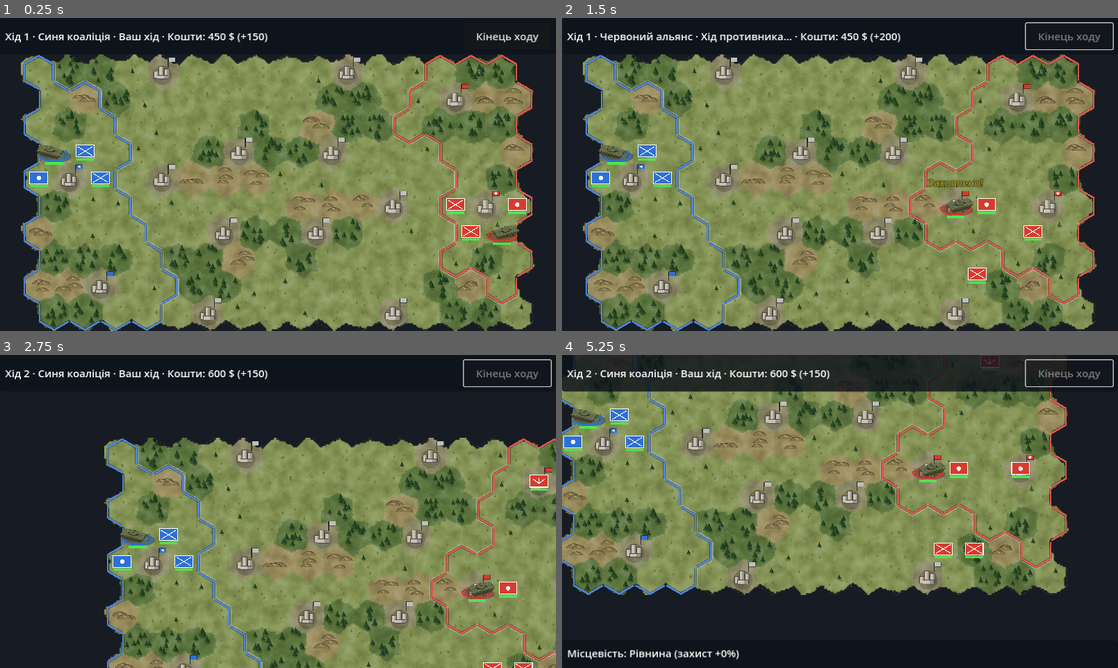
Above: before the commit, frames 1-4 (two rows, left to right).
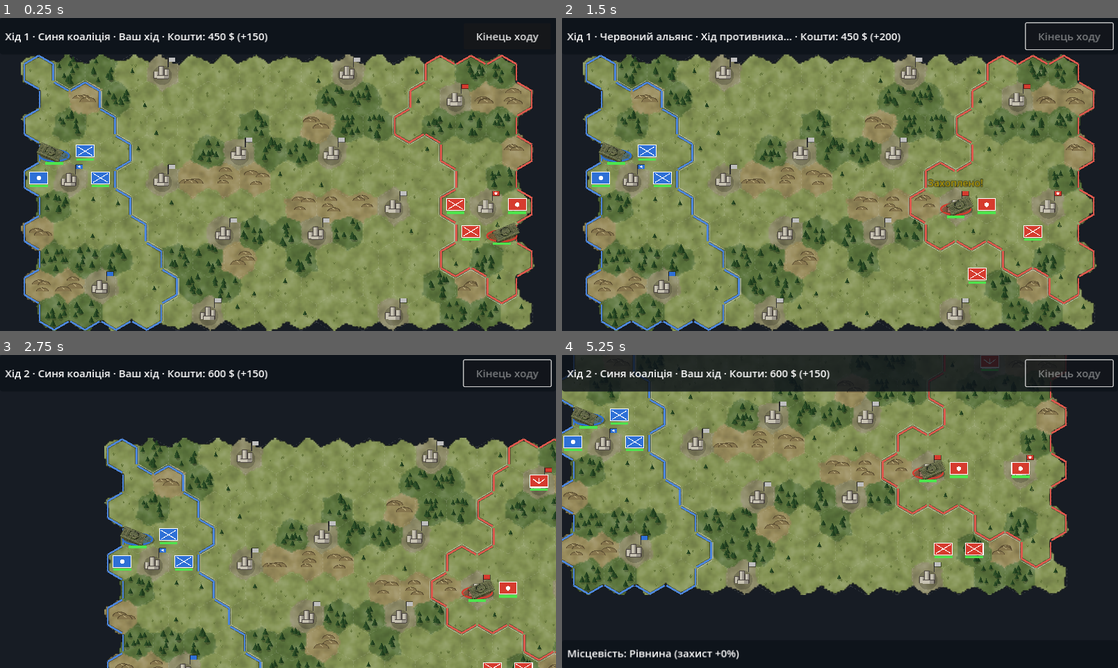
Above: after the commit, the same moments.

Repository: dambldor571-maker/Cloud
Game: Godot game, scene res://scenes/main.tscn
Same seed, same stepped clock (60 frames per second), same inputs: the game is played once before the commit and once after it.
Inputs (mouse positions are in pixels of both pictures, inside the frame that each line leads up to):
- Up to frame 1 (0.25 s): no input
- Up to frame 2 (1.5 s): click "Кінець ходу" at 0.5 s; move the mouse to (962, 158) at 1.27 s; click (962, 158) at 1.42 s
- Up to frame 3 (2.75 s): drag from (166, 527) to (250, 574) at 2.02 s
- Up to frame 4 (5.25 s): tap Enter at 2.75, 4.25 s; move the mouse to (895, 442) at 2.77 s; click (895, 442) at 2.92 s; tap Space at 3.5, 5 s; drag from (812, 574) to (673, 464) at 3.52 s; move the mouse to (1006, 558) at 4.27 s; click (1006, 558) at 4.42 s; drag from (673, 464) to (756, 433) at 5.02 s

The runs differ from the first frame. In frame 1, 0.2% of the frame differs, in the area x 6-94%, y 39-72%; in frame 2, 0.2%; in frame 3, 0.2%; in frame 4, 0.2%.

Commit message:
T-72 at a 65 degree camera, fix mesh holes, crisper small details
Renders use a steeper 65 degree camera. The weathering shader draws both
faces, which closes holes where the generated mesh had flipped faces,
exaggerates the normal map, and tones down fine dust speckle. Tighter,
stronger SSAO and crisper sun shadows make seams, hatches and grilles
read at sprite size.

Co-Authored-By: Claude Opus 5.5 <noreply@anthropic.com>
Claude-Session: https://claude.ai/code/session_01DGzcrkN7G6Q8ozASAUm8BS

Diff:
--- a/assets/units/t72.json
+++ b/assets/units/t72.json
@@ -1 +1 @@
-{"anchor":[145.714279174805,144.229949951172],"px_per_m":28.5714285714286}
+{"anchor":[145.714279174805,132.074768066406],"px_per_m":28.5714285714286}
--- a/tools/models/weathered.gdshader
+++ b/tools/models/weathered.gdshader
@@ -3,11 +3,12 @@
 // hull, chipped paint. Masks come from world-space noise, so no extra UV
 // work is needed on imported models. Heights are in metres (ground = 0).
 shader_type spatial;
-render_mode diffuse_burley;
+render_mode diffuse_burley, cull_disabled;  // AI-generated meshes may have flipped faces
 
 uniform sampler2D albedo_tex : source_color, filter_linear_mipmap, repeat_enable;
 uniform sampler2D normal_tex : hint_normal, filter_linear_mipmap, repeat_enable;
 uniform bool has_normal = false;
+uniform float normal_depth = 1.8;  // exaggerate panel lines and small details
 uniform vec3 tint = vec3(1.0);
 uniform sampler2D noise_lo : filter_linear_mipmap, repeat_enable;  // big blotches
 uniform sampler2D noise_hi : filter_linear_mipmap, repeat_enable;  // fine grain
@@ -53,7 +54,7 @@
 
 	// Dust settled on surfaces facing up.
 	float up = smoothstep(0.45, 0.95, n.y);
-	float dust = up * (smoothstep(0.55, 0.8, hi) * 0.7 + lo * 0.3);
+	float dust = up * (smoothstep(0.5, 0.85, hi) * 0.5 + lo * 0.5);
 	base = mix(base, dust_color, dust * dust_amount);
 
 	// Mud: thick near the ground, ragged upper edge, dry and pale at its top.
@@ -72,5 +73,6 @@
 	METALLIC = chips * 0.55;
 	if (has_normal) {
 		NORMAL_MAP = texture(normal_tex, UV).rgb;
+		NORMAL_MAP_DEPTH = normal_depth;
 	}
 }
--- a/tools/render_units.gd
+++ b/tools/render_units.gd
@@ -28,7 +28,7 @@
 	"t72_procedural": {"file": "res://tools/models/t72.gd"},
 }
 const YAW := -24.0  # turn the vehicle slightly towards the viewer
-const ELEVATION := 32.0  # camera angle above the horizon
+const ELEVATION := 65.0  # camera angle above the horizon
 const VIEW_HEIGHT_M := 8.4  # metres visible vertically
 const LOOK_AT := Vector3(0.5, 1.0, 0)
 
@@ -77,7 +77,9 @@
 	sun.light_color = Color(1.0, 0.95, 0.85)
 	sun.rotation_degrees = Vector3(-52, -45, 0)
 	sun.shadow_enabled = true
-	sun.shadow_blur = 1.5
+	sun.shadow_blur = 0.6  # crisp shadows so small parts read
+	sun.shadow_bias = 0.02
+	sun.shadow_normal_bias = 0.6
 	sun.directional_shadow_mode = DirectionalLight3D.SHADOW_PARALLEL_4_SPLITS
 	sun.directional_shadow_max_distance = 100.0
 	vp.add_child(sun)
@@ -97,8 +99,12 @@
 	env.tonemap_mode = Environment.TONE_MAPPER_FILMIC
 	env.tonemap_exposure = 1.05
 	env.ssao_enabled = true
-	env.ssao_radius = 0.6
-	env.ssao_intensity = 2.5
+	# Strong, tight ambient occlusion darkens seams, hatches and grilles.
+	env.ssao_radius = 0.35
+	env.ssao_intensity = 4.5
+	env.ssao_power = 1.8
+	env.ssao_detail = 1.0
+	env.ssao_light_affect = 0.25
 	env.adjustment_enabled = true
 	env.adjustment_saturation = 0.95
 	env.adjustment_contrast = 1.12
Binary file changed: assets/units/t72.png
Binary file changed: docs/t72_preview.png
